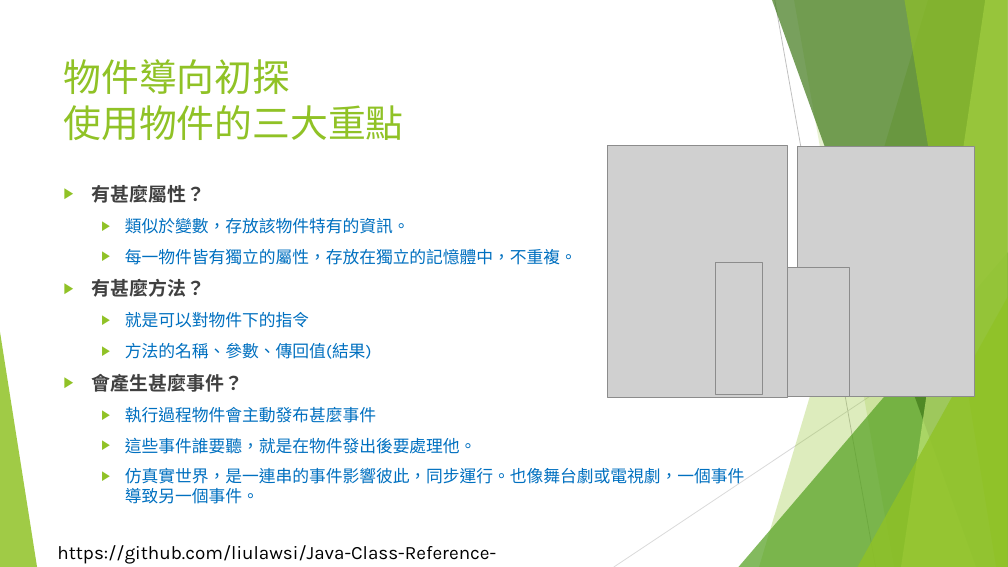
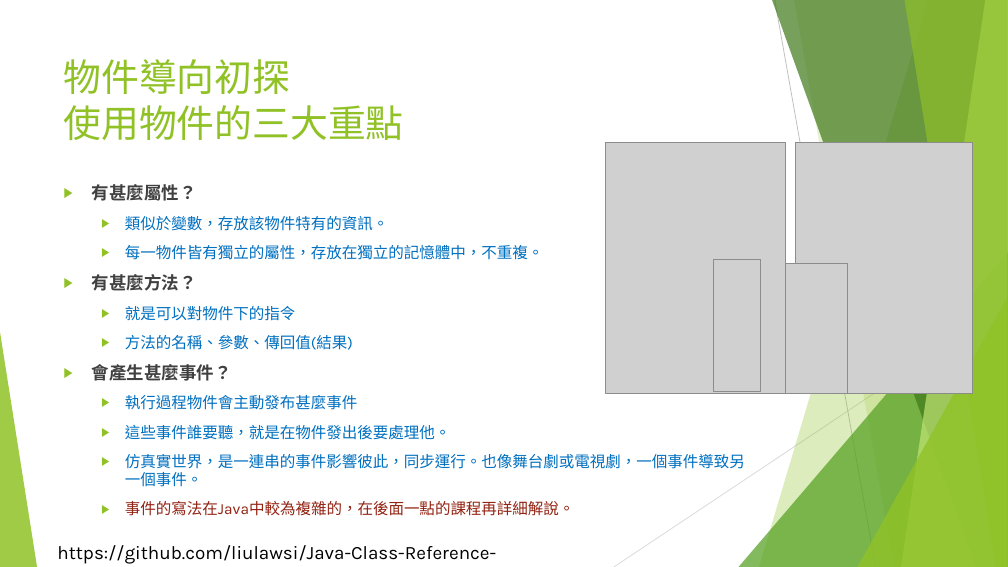
Before and after one commit to liulawsi/My_PPTs, a slide deck: slide 10 of LCC/Java/10_物件導向程式設計.pptx. Drawn at 1008x567 pixels with LibreOffice and Linux fonts; fonts in the diff are those of the drawing; grey boxes stand for pictures; background and template pictures are left out. Boxes give left, top, right and bottom in pixels: in the first picture for what was removed or moved away, otherwise in the second. Text is boxed around its words. In the diff, an @@ line names an element or a change of style, - is before the commit and + after.

Commit message:
20210915

```diff
--- a/LCC/Java/10_物件導向程式設計.pptx
+++ b/LCC/Java/10_物件導向程式設計.pptx
@@ text at bbox=[92, 184, 745, 487]: size 18 to 16.6 pt in "有甚麼屬性？", "有甚麼方法？", "會產生甚麼事件？"; size 16 to 14.8 pt in "類似於變數，存放該物件特有的資訊。", "每一物件皆有獨立的屬性，存放在獨立的記憶體中，不重複。", "就是可以對物件下的指令", "方法的名稱、參數、傳回值(結果)" and 3 more places @@
@@ 3 pictures: place and size @@
-3 pictures at bbox=[607, 146, 850, 397]
+3 pictures at bbox=[606, 142, 848, 393]
@@ text at bbox=[125, 501, 575, 516]: paragraph added @@
+  ▶ 事件的寫法在Java中較為複雜的，在後面一點的課程再詳細解說。
```
Also in this commit, not shown: 3 other slides changed, 9 slides added.
